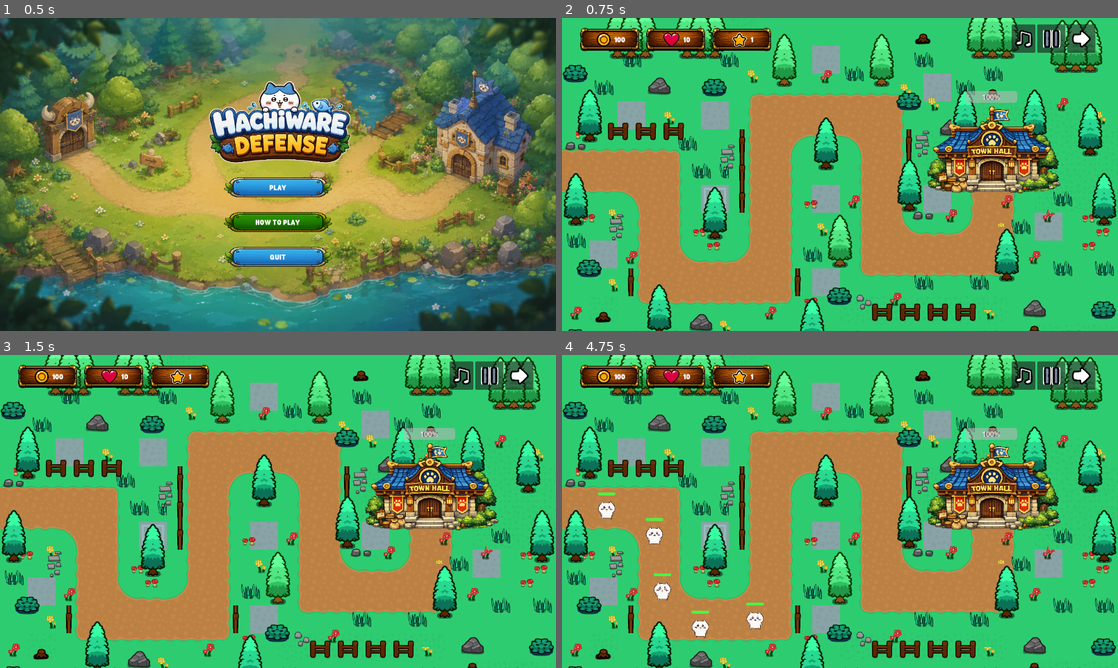
Above: before the commit, frames 1-4 (two rows, left to right).
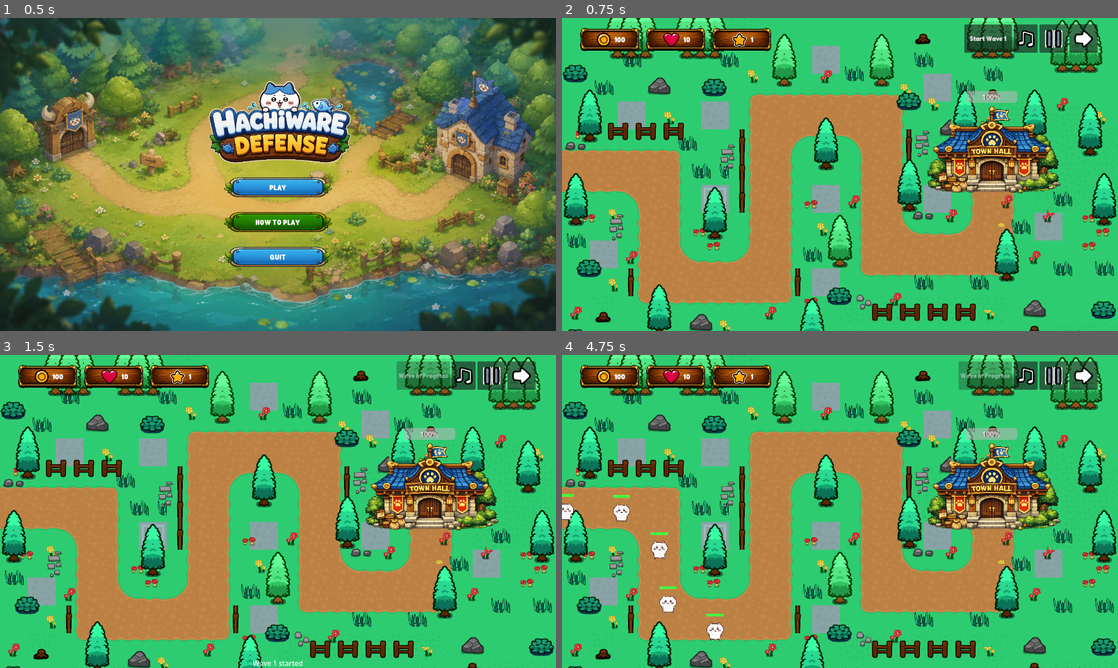
Above: after the commit, the same moments.

Repository: kenjiakira/godot-tower-defense
Game: Godot game, scene res://scenes/main_menu.tscn
Two runs of this game, one before a commit and one after it. Both use one fixed random seed, a clock stepped at 60 frames per second and the inputs below.
Inputs (mouse positions are in pixels of both pictures, inside the frame that each line leads up to; where the layout moved, square brackets give the same spot in the first picture):
- Up to frame 1 (0.5 s): no input
- Up to frame 2 (0.75 s): click "PLAY" at 0.5 s
- Up to frame 3 (1.5 s): click (428, 376) at 1.25 s, where only the run after the commit has a clickable "Start Wave 1"
- Up to frame 4 (4.75 s): click (1084, 376) [1079, 376] at 2 s; click (1084, 376) [1079, 376] at 2.75 s; click (1084, 376) [1079, 376] at 3.5 s; move the mouse to (962, 495) at 4.27 s; click (962, 495) at 4.42 s

Frame 1 is identical in both runs. In frame 2, 1.3% of the frame differs, in the area x 72-97%, y 2-12%; in frame 3, 1.4%; in frame 4, 2.9%, in the area x 0-97%, y 2-92%.

Commit message:
Add StartWaveButton to UI and update tower and bullet resources
- Added a new StartWaveButton to the UI for initiating waves.
- Updated TowerAOE and TowerSlow scenes with new texture resources and adjusted scale.
- Modified BulletAOE and BulletSlow scenes to use new bullet textures and fixed unique IDs.
- Enhanced BuildManager and Main scripts with improved logging and user feedback messages in English.

Diff:
--- a/scenes/TowerAOE.tscn
+++ b/scenes/TowerAOE.tscn
@@ -2,7 +2,7 @@
 
 [ext_resource type="Script" uid="uid://cjp0q5ojtrvjx" path="res://scripts/Tower.gd" id="1_2x682"]
 [ext_resource type="PackedScene" uid="uid://bakx4evbmavbu" path="res://scenes/bullet.tscn" id="2_ay4al"]
-[ext_resource type="Texture2D" uid="uid://b0vxr7usbbi5h" path="res://assets/characters/SweetBabyHachiware2.webp" id="3_ktxwe"]
+[ext_resource type="Texture2D" uid="uid://da7vi0l6ii0oi" path="res://assets/characters/towers/aoe/lv1.png" id="3_evclw"]
 
 [sub_resource type="CircleShape2D" id="CircleShape2D_7j8ug"]
 radius = 120.0
@@ -27,6 +27,6 @@
 antialiased = true
 
 [node name="Body" type="Sprite2D" parent="." unique_id=321099879]
-scale = Vector2(0.18, 0.18)
-texture = ExtResource("3_ktxwe")
+scale = Vector2(0.12, 0.12)
+texture = ExtResource("3_evclw")
 region_rect = Rect2(0, 0, 250, 300)
--- a/scenes/TowerSlow.tscn
+++ b/scenes/TowerSlow.tscn
@@ -2,7 +2,7 @@
 
 [ext_resource type="Script" uid="uid://cjp0q5ojtrvjx" path="res://scripts/Tower.gd" id="1_2x682"]
 [ext_resource type="PackedScene" uid="uid://bakx4evbmavbu" path="res://scenes/bullet.tscn" id="2_ay4al"]
-[ext_resource type="Texture2D" uid="uid://b0vxr7usbbi5h" path="res://assets/characters/SweetBabyHachiware2.webp" id="3_ktxwe"]
+[ext_resource type="Texture2D" uid="uid://cqpg2vdp2x4e6" path="res://assets/characters/towers/slow/lv1.png" id="3_kglkn"]
 
 [sub_resource type="CircleShape2D" id="CircleShape2D_slow"]
 radius = 140.0
@@ -26,6 +26,6 @@
 antialiased = true
 
 [node name="Body" type="Sprite2D" parent="." unique_id=321099881]
-scale = Vector2(0.18, 0.18)
-texture = ExtResource("3_ktxwe")
+scale = Vector2(0.13, 0.13)
+texture = ExtResource("3_kglkn")
 region_rect = Rect2(0, 0, 250, 300)
--- a/scenes/bullets/BulletAOE.tscn
+++ b/scenes/bullets/BulletAOE.tscn
@@ -1,19 +1,18 @@
-[gd_scene format=3 uid="uid://bullet_aoe"]
+[gd_scene format=3 uid="uid://c02lx6esiysvd"]
 
 [ext_resource type="Script" uid="uid://08m55edd6xei" path="res://scripts/Bullet.gd" id="1_bullet"]
-[ext_resource type="Texture2D" uid="uid://bgiuv4djegmjq" path="res://assets/characters/bullet.png" id="2_bullet"]
+[ext_resource type="Texture2D" uid="uid://dmuxt4ooeque5" path="res://assets/tower/bullets/aoe_bullet.png" id="2_lop6a"]
 
 [sub_resource type="CircleShape2D" id="CircleShape2D_aoe"]
 radius = 12.0
 
-[node name="BulletAOE" type="Area2D" groups=["bullet"]]
+[node name="BulletAOE" type="Area2D" unique_id=1689070628 groups=["bullet"]]
 script = ExtResource("1_bullet")
 
-[node name="CollisionShape2D" type="CollisionShape2D" parent="."]
+[node name="CollisionShape2D" type="CollisionShape2D" parent="." unique_id=101920051]
 scale = Vector2(0.06, 0.06)
 shape = SubResource("CircleShape2D_aoe")
 
-[node name="Body" type="Sprite2D" parent="."]
+[node name="Body" type="Sprite2D" parent="." unique_id=1161969265]
 scale = Vector2(0.1, 0.1)
-texture = ExtResource("2_bullet")
-modulate = Color(1.0, 0.6, 0.0, 1.0)
+texture = ExtResource("2_lop6a")
--- a/scenes/bullets/BulletSlow.tscn
+++ b/scenes/bullets/BulletSlow.tscn
@@ -1,19 +1,18 @@
-[gd_scene format=3 uid="uid://bullet_slow"]
+[gd_scene format=3 uid="uid://dm5ovj0cdh048"]
 
 [ext_resource type="Script" uid="uid://08m55edd6xei" path="res://scripts/Bullet.gd" id="1_bullet"]
-[ext_resource type="Texture2D" uid="uid://bgiuv4djegmjq" path="res://assets/characters/bullet.png" id="2_bullet"]
+[ext_resource type="Texture2D" uid="uid://ckvxdnl55b5k4" path="res://assets/tower/bullets/slow_bullet.png" id="2_4hegi"]
 
 [sub_resource type="CircleShape2D" id="CircleShape2D_slow"]
-radius = 10.0
 
-[node name="BulletSlow" type="Area2D" groups=["bullet"]]
+[node name="BulletSlow" type="Area2D" unique_id=1166107667 groups=["bullet"]]
 script = ExtResource("1_bullet")
 
-[node name="CollisionShape2D" type="CollisionShape2D" parent="."]
+[node name="CollisionShape2D" type="CollisionShape2D" parent="." unique_id=1126309157]
 scale = Vector2(0.05, 0.05)
 shape = SubResource("CircleShape2D_slow")
 
-[node name="Body" type="Sprite2D" parent="."]
+[node name="Body" type="Sprite2D" parent="." unique_id=1739838587]
+modulate = Color(0, 0.8, 1, 1)
 scale = Vector2(0.08, 0.08)
-texture = ExtResource("2_bullet")
-modulate = Color(0.0, 0.8, 1.0, 1.0)
+texture = ExtResource("2_4hegi")
--- a/scenes/main.tscn
+++ b/scenes/main.tscn
@@ -1217,6 +1217,12 @@
 mouse_filter = 0
 alignment = 1
 
+[node name="StartWaveButton" type="Button" parent="UI/TopBar/RightButtons"]
+custom_minimum_size = Vector2(110, 48)
+layout_mode = 2
+theme_override_font_sizes/font_size = 16
+text = "Start Wave"
+
 [node name="SoundButton" type="Button" parent="UI/TopBar/RightButtons" unique_id=386131159]
 custom_minimum_size = Vector2(55, 65)
 layout_mode = 2
--- a/scripts/BuildManager.gd
+++ b/scripts/BuildManager.gd
@@ -92,16 +92,16 @@
 	var spot = get_build_spot_at(mouse_pos)
 
 	if spot == null:
-		print("Khong the dat tower o day")
+		print("Cannot place a tower here")
 		return null
 
 	if spot.occupied:
-		print("O nay da co tower")
+		print("This spot already has a tower")
 		return null
 
 	var scene = get_scene_for_type(tower_type)
 	if scene == null:
-		print("Chua gan tower_scene cho type: ", tower_type)
+		print("Tower scene is not assigned for type: ", tower_type)
 		return null
 
 	var tower = scene.instantiate()
--- a/scripts/Enemy.gd
+++ b/scripts/Enemy.gd
@@ -54,7 +54,7 @@
 	if hpbar.has_method("setup"):
 		hpbar.setup(max_hp)
 	else:
-		print("EnemyHPBar chua co ham setup()")
+		print("EnemyHPBar does not have a setup() method")
 
 
 func _process(delta):
--- a/scripts/Main.gd
+++ b/scripts/Main.gd
@@ -14,6 +14,7 @@
 @onready var bgm_player = $SFX/BGMSound
 
 var warning_tween: Tween
+var wave_in_progress := false
 var selected_tower = null
 
 var money := 100
@@ -56,10 +57,11 @@
 	update_ui()
 	setup_hp_bar_style()
 	setup_tower_buttons()
+	update_wave_button_state()
 
 	$SpawnTimer.timeout.connect(spawn_enemy)
-	$SpawnTimer.start()
-
+
+	$UI/TopBar/RightButtons/StartWaveButton.pressed.connect(_on_start_wave_button_pressed)
 	$UI/TowerPanel/UpgradeButton.pressed.connect(_on_upgrade_button_pressed)
 	$UI/TopBar/RightButtons/SoundButton.pressed.connect(_on_sound_button_pressed)
 	$UI/TopBar/RightButtons/SpeedButton.pressed.connect(_on_speed_button_pressed)
@@ -97,6 +99,26 @@
 	$UI/TowerSelectPanel/TowerGrid/SlowTowerBtn.disabled = money < TOWER_COSTS[3]
 
 
+func _on_start_wave_button_pressed():
+	if wave_in_progress or ui_manager.is_game_over_visible():
+		return
+
+	wave_in_progress = true
+	$SpawnTimer.start()
+	show_warning("Wave " + str(wave) + " started")
+	update_wave_button_state()
+
+
+func update_wave_button_state():
+	var start_wave_button = $UI/TopBar/RightButtons/StartWaveButton
+	start_wave_button.disabled = wave_in_progress or ui_manager.is_game_over_visible()
+
+	if wave_in_progress:
+		start_wave_button.text = "Wave In Progress"
+	else:
+		start_wave_button.text = "Start Wave " + str(wave)
+
+
 func on_tower_selected(tower_type: int):
 	if pending_build_spot == null:
 		return
@@ -104,7 +126,7 @@
 	var cost = TOWER_COSTS[tower_type]
 
 	if money < cost:
-		show_warning("Khong du tien")
+		show_warning("Cannot afford this tower")
 		cancel_build_spot()
 		return
 
@@ -117,7 +139,7 @@
 	money -= cost
 	update_ui()
 
-	print("Da dat " + TOWER_NAMES[tower_type] + " tower, con tien:", money)
+	print("Built " + TOWER_NAMES[tower_type] + " tower, remaining money:", money)
 
 	cancel_build_spot()
 	select_tower(tower)
@@ -177,10 +199,11 @@
 	var enemy_scene = get_enemy_scene_for_wave()
 
 	if enemy_scene == null:
-		print("Chua gan enemy scene")
+		print("Enemy scene is not assigned")
 		return
 
 	if enemies_spawned >= enemies_to_spawn:
+		$SpawnTimer.stop()
 		return
 
 	enemies_spawned += 1
@@ -266,7 +289,7 @@
 
 func spawn_coin_text(world_pos: Vector2, amount: int):
 	if floating_text_scene == null:
-		print("Chua gan FloatingText scene")
+		print("FloatingText scene is not assigned")
 		return
 
 	var text = floating_text_scene.instantiate()
@@ -299,6 +322,8 @@
 func game_over():
 	print("GAME OVER")
 
+	wave_in_progress = false
+	update_wave_button_state()
 	$SpawnTimer.stop()
 
 	if bgm_player.playing:
@@ -316,6 +341,7 @@
 
 func check_wave_end():
 	if enemies_spawned >= enemies_to_spawn and enemies_alive <= 0:
+		wave_in_progress = false
 		start_next_wave()
 
 
@@ -325,6 +351,8 @@
 	enemies_to_spawn += 5
 
 	update_ui()
+	update_wave_button_state()
+	show_warning("Wave " + str(wave) + " ready")
 	print("Wave", wave)
 
 
@@ -404,7 +432,7 @@
 
 	ui_manager.hide_tower_panel()
 
-	show_warning("Da ban tower +" + str(sell_value))
+	show_warning("Sold tower +" + str(sell_value))
 
 
 func select_tower(tower):
@@ -442,14 +470,14 @@
 		return
 
 	if not selected_tower.can_upgrade():
-		show_warning("Tower da max level")
+		show_warning("Tower is already max level")
 		update_tower_panel()
 		return
 
 	var cost = selected_tower.get_upgrade_cost()
 
 	if money < cost:
-		show_warning("Khong du tien de upgrade")
+		show_warning("Not enough money to upgrade")
 		return
 
 	money -= cost
--- a/scripts/Tower.gd
+++ b/scripts/Tower.gd
@@ -32,7 +32,7 @@
 var range_color := Color(0.65, 0.943, 1.0, 0.85)
 
 var tower_name := "Basic"
-var tower_description := "Tower canh trai"
+var tower_description := "Basic tower"
 var fire_color := Color.WHITE
 
 
@@ -101,7 +101,7 @@
 	match tower_type:
 		TowerType.BASIC:
 			tower_name = "Basic"
-			tower_description = "Tower canh trai"
+			tower_description = "Basic tower"
 			fire_color = Color.WHITE
 			set_range(150) if level == 1 else 0
 			damage = [40, 65, 100][level - 1]
@@ -111,7 +111,7 @@
 
 		TowerType.AOE:
 			tower_name = "AOE"
-			tower_description = "Danh nhieu muc tieu"
+			tower_description = "Hits multiple targets"
 			fire_color = Color.ORANGE
 			set_range(140) if level == 1 else 0
 			damage = [35, 55, 80][level - 1]
@@ -121,7 +121,7 @@
 
 		TowerType.SNIPER:
 			tower_name = "Sniper"
-			tower_description = "Damage cao, tan cong cham"
+			tower_description = "High damage, slow attack speed"
 			fire_color = Color.BLUE
 			set_range(300) if level == 1 else 0
 			damage = [100, 150, 220][level - 1]
@@ -131,7 +131,7 @@
 
 		TowerType.SLOW:
 			tower_name = "Slow"
-			tower_description = "Lam cham ke dich"
+			tower_description = "Slows enemies"
 			fire_color = Color.CYAN
 			set_range(140) if level == 1 else 0
 			damage = [15, 25, 40][level - 1]
@@ -243,7 +243,7 @@
 		target = get_fastest_enemy()
 
 	if bullet_scene == null:
-		print("Chua gan bullet_scene")
+		print("Bullet scene is not assigned")
 		return
 
 	var build_manager = get_tree().current_scene.get_node("Managers/BuildManager")
@@ -251,7 +251,7 @@
 	if bullet_scene_to_use == null:
 		bullet_scene_to_use = bullet_scene
 	if bullet_scene_to_use == null:
-		print("Chua gan bullet_scene")
+		print("Bullet scene is not assigned")
 		return
 
 	var bullet = bullet_scene_to_use.instantiate()
--- a/scripts/UIManager.gd
+++ b/scripts/UIManager.gd
@@ -25,7 +25,7 @@
 
 func setup():
 	if ui_root == null:
-		print("UIManager: ui_root chua duoc gan trong Inspector")
+		print("UIManager: `ui_root` is not assigned in the Inspector")
 		return
 
 	var paths = [
@@ -40,7 +40,7 @@
 		if ui_root.has_node(path):
 			ui_root.get_node(path).process_mode = Node.PROCESS_MODE_ALWAYS
 		else:
-			print("UIManager thieu node:", path)
+			print("UIManager missing node:", path)
 
 	ui_root.get_node("TowerPanel").visible = false
 	ui_root.get_node("GameOverPanel").visible = false
Binary file added: assets/characters/towers/aoe/lv1.png
Not shown, added: assets/characters/towers/aoe/lv1.png.import
Binary file added: assets/characters/towers/slow/lv1.png
Not shown, added: assets/characters/towers/slow/lv1.png.import
Binary file added: assets/tower/bullets/aoe_bullet.png
Not shown, added: assets/tower/bullets/aoe_bullet.png.import
Binary file added: assets/tower/bullets/slow_bullet.png
Not shown, added: assets/tower/bullets/slow_bullet.png.import
